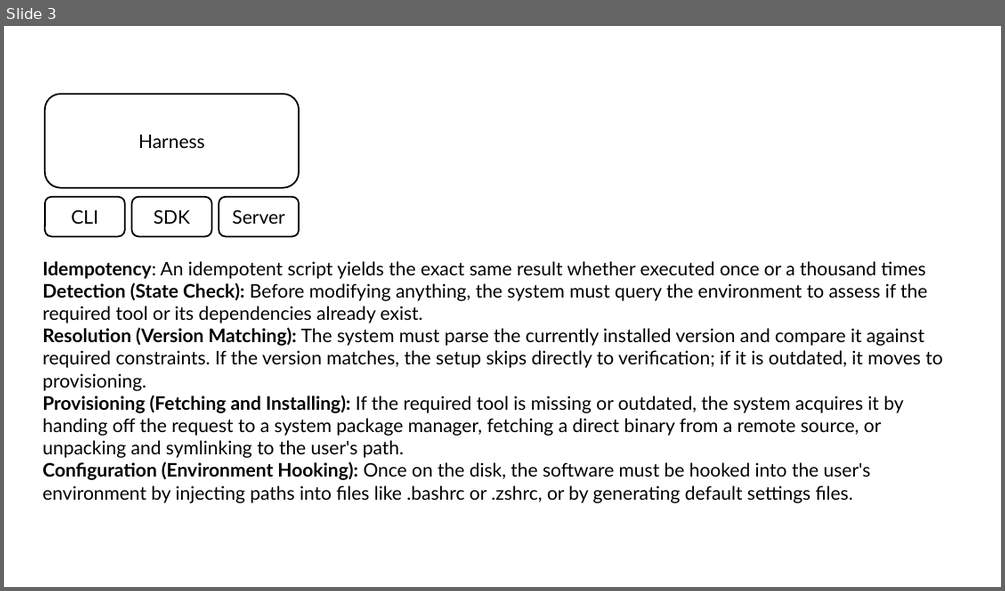
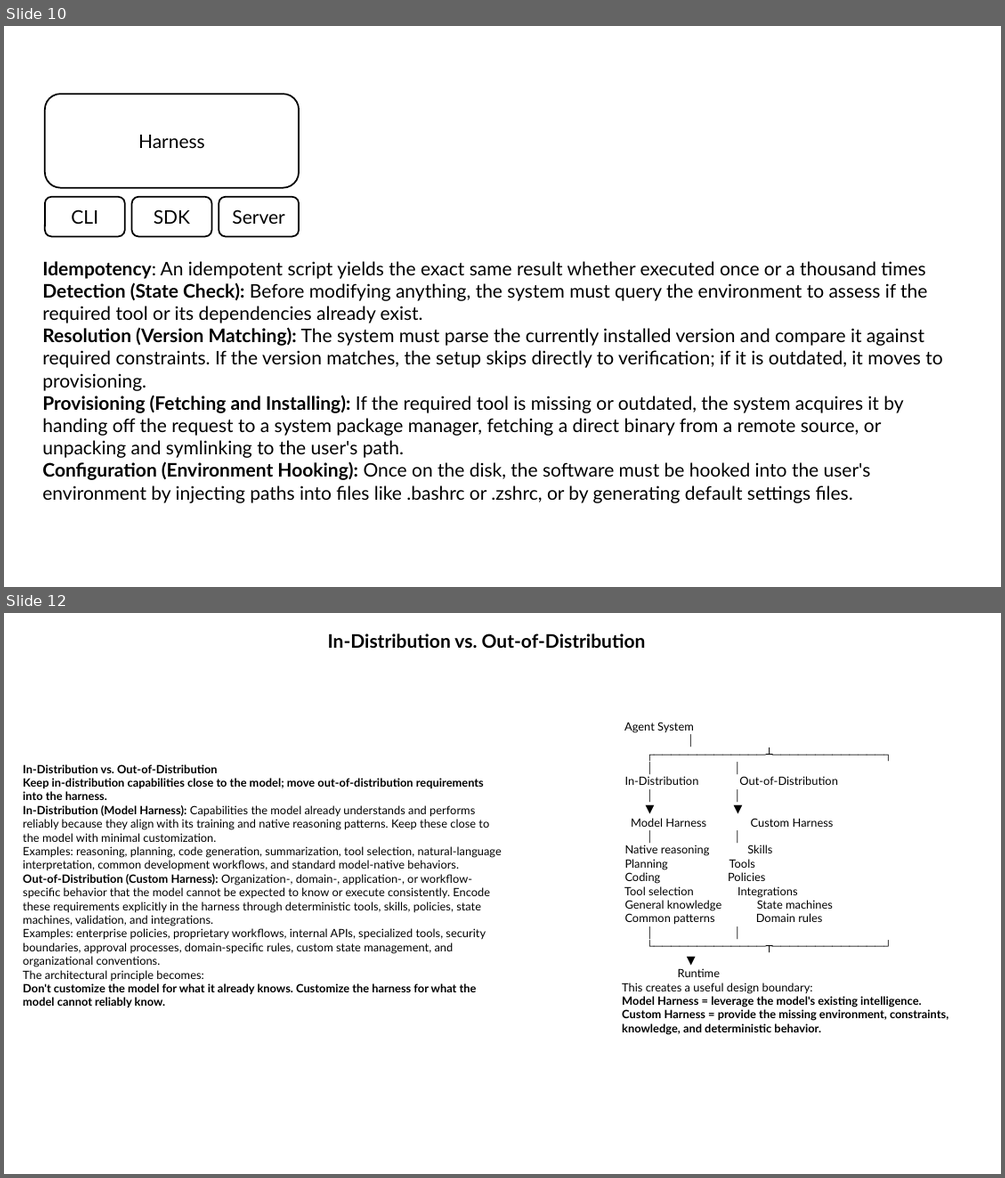
Before and after one commit to carlosmarte/knowledge-base-documentation, a slide deck: conference-presentations/agent-harness-sdks/LDE Agent SDK and Custom Agent Harness.pptx. Shown one above the other, each under a label of ours: slide 3 before the commit, slides 10 and 12 after it; the slides between them are not shown. The pictures are 1005x591 and 1005x1178 pixels, drawn with LibreOffice and Linux fonts; fonts in the diff are those of the drawing. Boxes give left, top, right and bottom in pixels: in the first picture for what was removed or moved away, otherwise in the second. Text is boxed around its words. In the diff, an @@ line names an element or a change of style, - is before the commit and + after.

```diff
--- a/conference-presentations/agent-harness-sdks/LDE Agent SDK and Custom Agent Harness.pptx
+++ b/conference-presentations/agent-harness-sdks/LDE Agent SDK and Custom Agent Harness.pptx
@@ slide 12 added at box(4, 613, 1001, 1174), background #FFFFFF @@
@@ text added at box(328, 633, 646, 648), 18 pt, text #000000, bold @@
+In-Distribution vs. Out-of-Distribution
@@ text added at box(622, 722, 948, 1035), 11 pt, text #000000 @@
+Agent System
+│
+┌─────────────┴─────────────┐
+│ │
+In-Distribution Out-of-Distribution
+│ │
+▼ ▼
+Model Harness Custom Harness
+│ │
+Native reasoning Skills
+Planning Tools
+Coding Policies
+Tool selection Integrations
+General knowledge State machines
+Common patterns Domain rules
+│ │
+└─────────────┬─────────────┘
+▼
+Runtime
+This creates a useful design boundary:
+Model Harness = leverage the model's existing intelligence.
+Custom Harness = provide the missing environment, constraints, knowledge, and deterministic behavior.
@@ text added at box(23, 764, 502, 1007), 11 pt, text #000000 @@
+In-Distribution vs. Out-of-Distribution
+Keep in-distribution capabilities close to the model; move out-of-distribution requirements into the harness.
+In-Distribution (Model Harness): Capabilities the model already understands and performs reliably because they align with its training and native reasoning patterns. Keep these close to the model with minimal customization.
+Examples: reasoning, planning, code generation, summarization, tool selection, natural-language interpretation, common development workflows, and standard model-native behaviors.
+Out-of-Distribution (Custom Harness): Organization-, domain-, application-, or workflow-specific behavior that the model cannot be expected to know or execute consistently. Encode these requirements explicitly in the harness through deterministic tools, skills, policies, state machines, validation, and integrations.
+Examples: enterprise policies, proprietary workflows, internal APIs, specialized tools, security boundaries, approval processes, domain-specific rules, custom state management, and organizational conventions.
+The architectural principle becomes:
+Don't customize the model for what it already knows. Customize the harness for what the model cannot reliably know.
@@ what was slide 3 is now slide 10 @@
```
Also in this commit, not shown: 2 slides changed, 10 other slides added.
